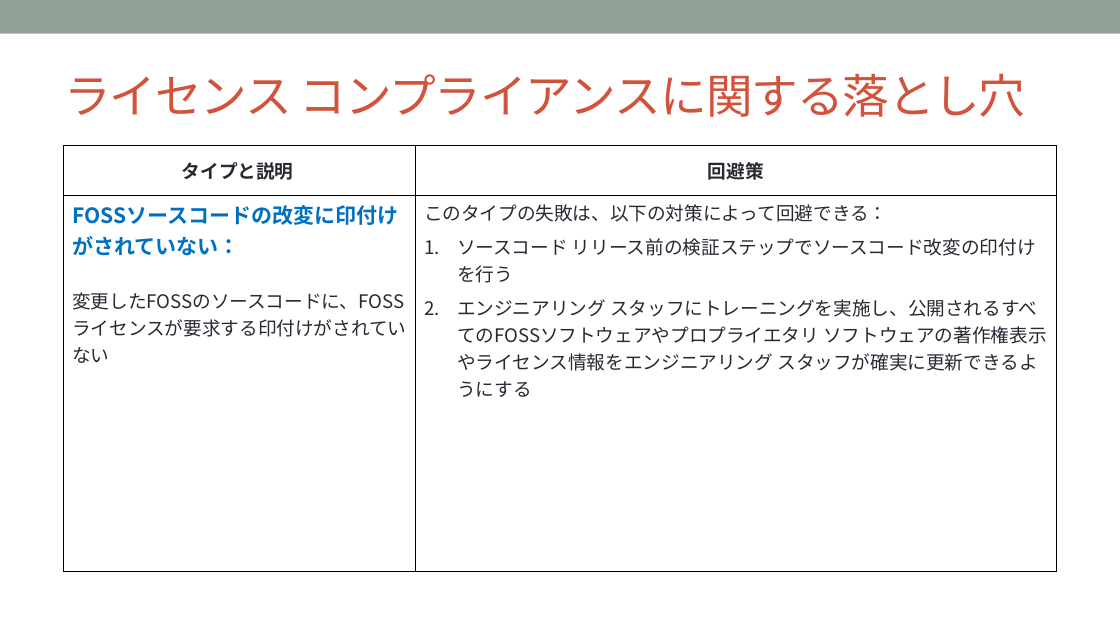
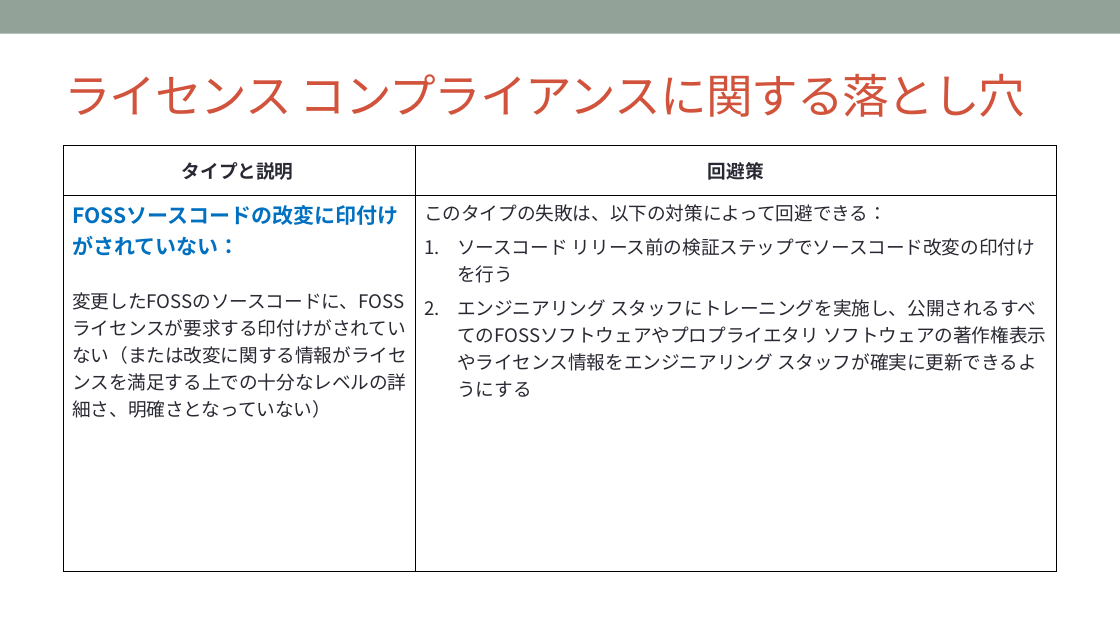
Before and after one commit to OpenChain-Project/Curriculum-Translation-JP, a slide deck: slide 76 of REVIEW/Version_for_v1.1/openchain-curriculum-for-1-1_JP_review_tani.pptx. Drawn at 1120x630 pixels with LibreOffice and Linux fonts; fonts in the diff are those of the drawing; background and template pictures are left out. Boxes give left, top, right and bottom in pixels: in the first picture for what was removed or moved away, otherwise in the second. Text is boxed around its words. In the diff, an @@ line names an element or a change of style, - is before the commit and + after.

```diff
--- a/REVIEW/Version_for_v1.1/openchain-curriculum-for-1-1_JP_review_tani.pptx
+++ b/REVIEW/Version_for_v1.1/openchain-curriculum-for-1-1_JP_review_tani.pptx
@@ table at bbox=[64, 145, 1056, 571] @@
-row 2, column 1: FOSSソースコードの改変に印付けがされていない： / 変更したFOSSのソースコードに、FOSSライセンスが要求する印付けがされていない
+row 2, column 1: FOSSソースコードの改変に印付けがされていない： / 変更したFOSSのソースコードに、FOSSライセンスが要求する印付けがされていない（または改変に関する情報がライセンスを満足する上での十分なレベルの詳細さ、明確さとなっていない）
```
Also in this commit, not shown: 3 other slides changed, 4 slides added, 3 slides removed.
